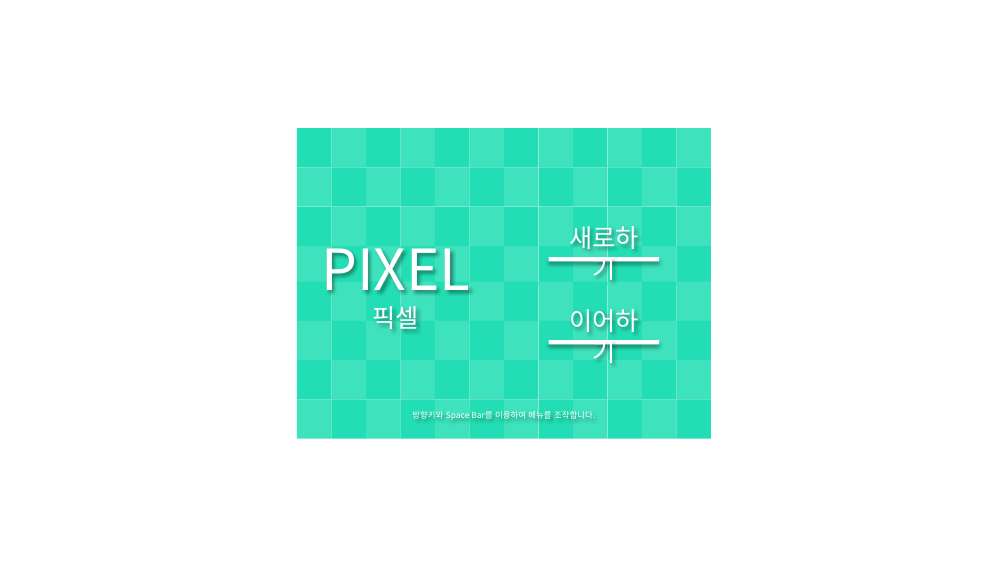
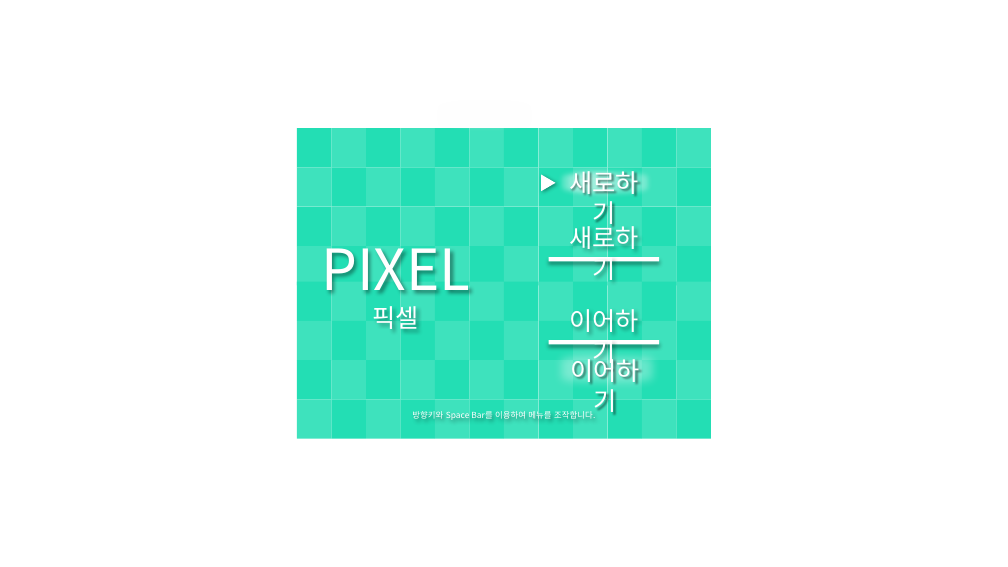
Before and after one commit to mydreamshine/2DGAME-Python, a slide deck: slide 2 of PPT/그래픽 리소스 작업.pptx. Drawn at 1008x567 pixels with LibreOffice and Linux fonts; fonts in the diff are those of the drawing. Boxes give left, top, right and bottom in pixels: in the first picture for what was removed or moved away, otherwise in the second. Text is boxed around its words. In the diff, an @@ line names an element or a change of style, - is before the commit and + after.

```diff
--- a/PPT/그래픽 리소스 작업.pptx
+++ b/PPT/그래픽 리소스 작업.pptx
@@ triangle added at (541,174,555,191), fill #FFFFFF @@
@@ ellipse added at (569,177,642,188), fill #FFFFFF at 3% opacity @@
@@ ellipse added at (573,177,615,188), fill #FFFFFF at 6% opacity @@
@@ text added at (569,222,639,282), 24 pt, text #FFFFFF @@
+새로하기
@@ text added at (570,354,640,418), 24 pt, text #FFFFFF @@
+이어하기
@@ ellipse added at (572,366,643,374), fill #FFFFFF at 3% opacity @@
```
Also in this commit, not shown: 1 other slide changed, 12 other files.
